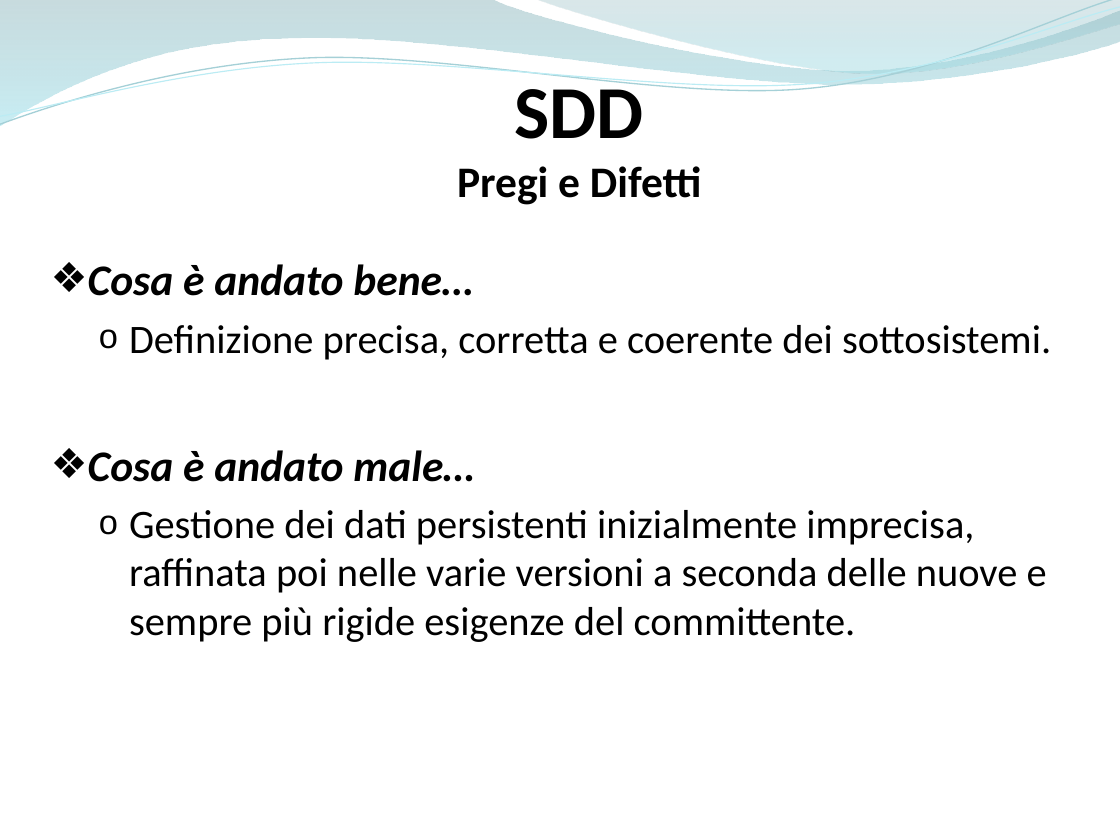
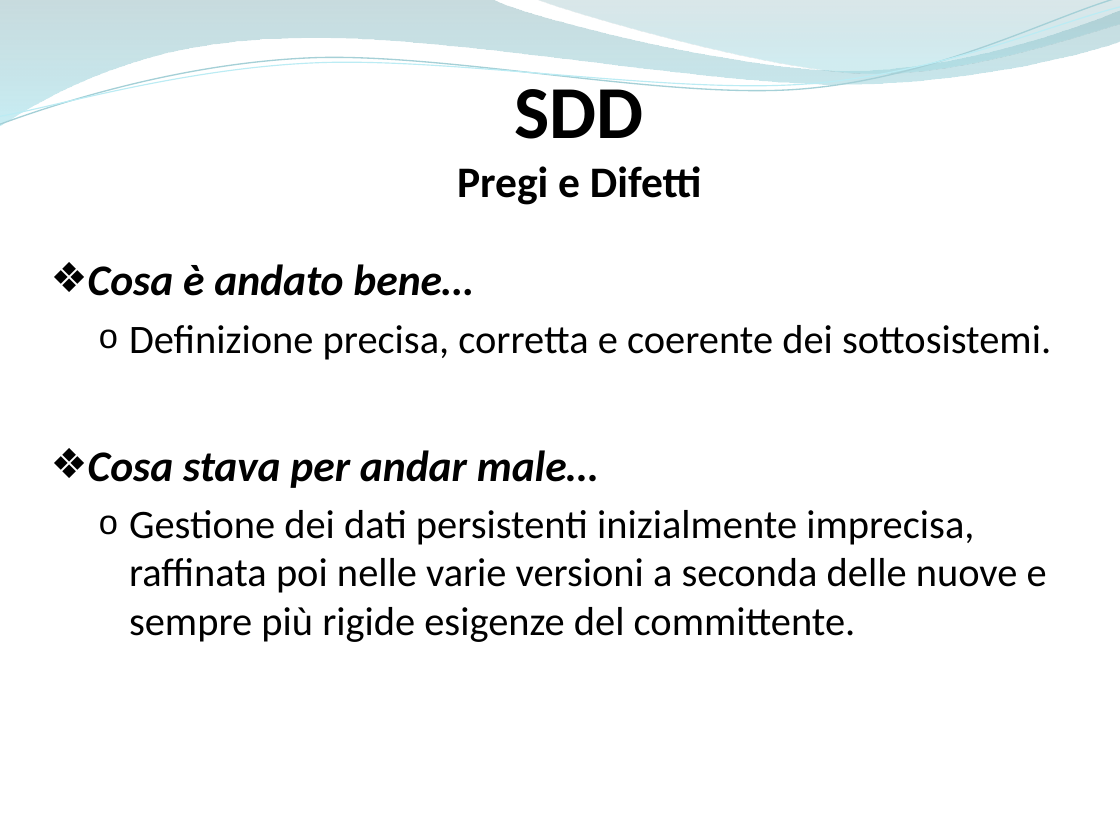
Before and after one commit to ammirate/at-silo, a slide deck: slide 23 of Presentazione/Atsilo1/Micco/Atsilo_A_Micco.pptx. Drawn at 1120x840 pixels with LibreOffice and Linux fonts; fonts in the diff are those of the drawing. Boxes give left, top, right and bottom in pixels: in the first picture for what was removed or moved away, otherwise in the second. Text is boxed around its words. In the diff, an @@ line names an element or a change of style, - is before the commit and + after.

```diff
--- a/Presentazione/Atsilo1/Micco/Atsilo_A_Micco.pptx
+++ b/Presentazione/Atsilo1/Micco/Atsilo_A_Micco.pptx
@@ text at [88,450,598,488]: text changed @@
-❖ Cosa è andato male…
+❖ Cosa stava per andar male…
```
Also in this commit, not shown: 9 other slides changed.
